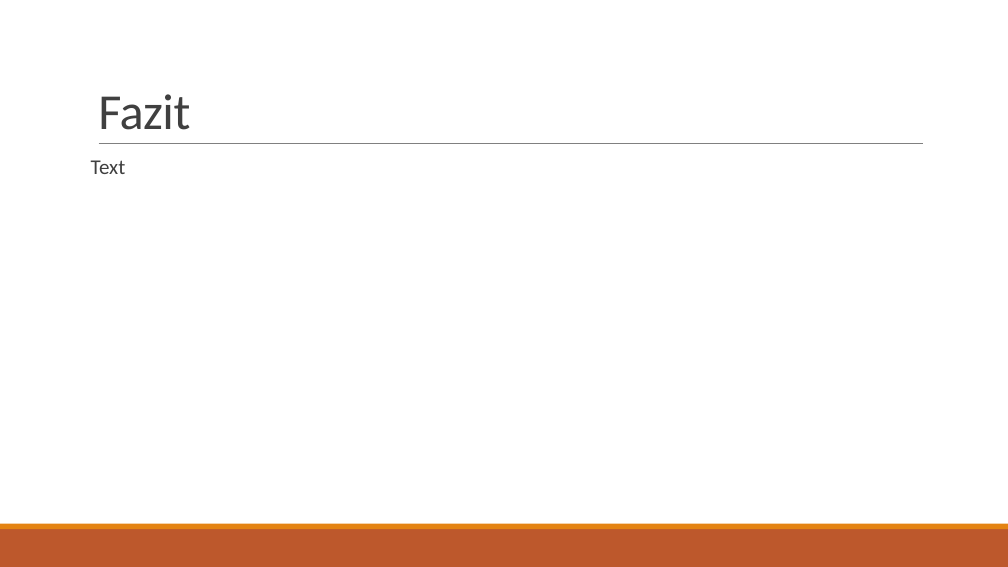
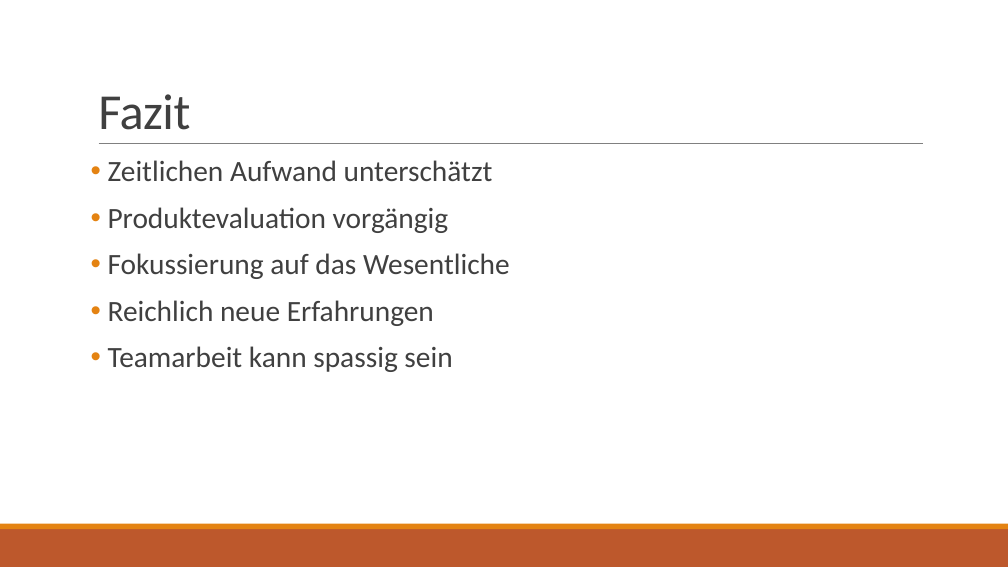
Before and after one commit to HolzbaumStudios/CookBook, a slide deck: slide 18 of Docs/Präsentation_Kochbuch.pptx (slide 15 before the commit). Drawn at 1008x567 pixels with LibreOffice and Linux fonts; fonts in the diff are those of the drawing. Boxes give left, top, right and bottom in pixels: in the first picture for what was removed or moved away, otherwise in the second. Text is boxed around its words. In the diff, an @@ line names an element or a change of style, - is before the commit and + after.

```diff
--- a/Docs/Präsentation_Kochbuch.pptx
+++ b/Docs/Präsentation_Kochbuch.pptx
@@ text at [108,160,510,372]: text changed; size 20 to 28 pt @@
-Text
+• Zeitlichen Aufwand unterschätzt
+• Produktevaluation vorgängig
+• Fokussierung auf das Wesentliche
+• Reichlich neue Erfahrungen
+• Teamarbeit kann spassig sein
```
Also in this commit, not shown: 9 other slides changed, 4 slides added, 1 slide removed.
